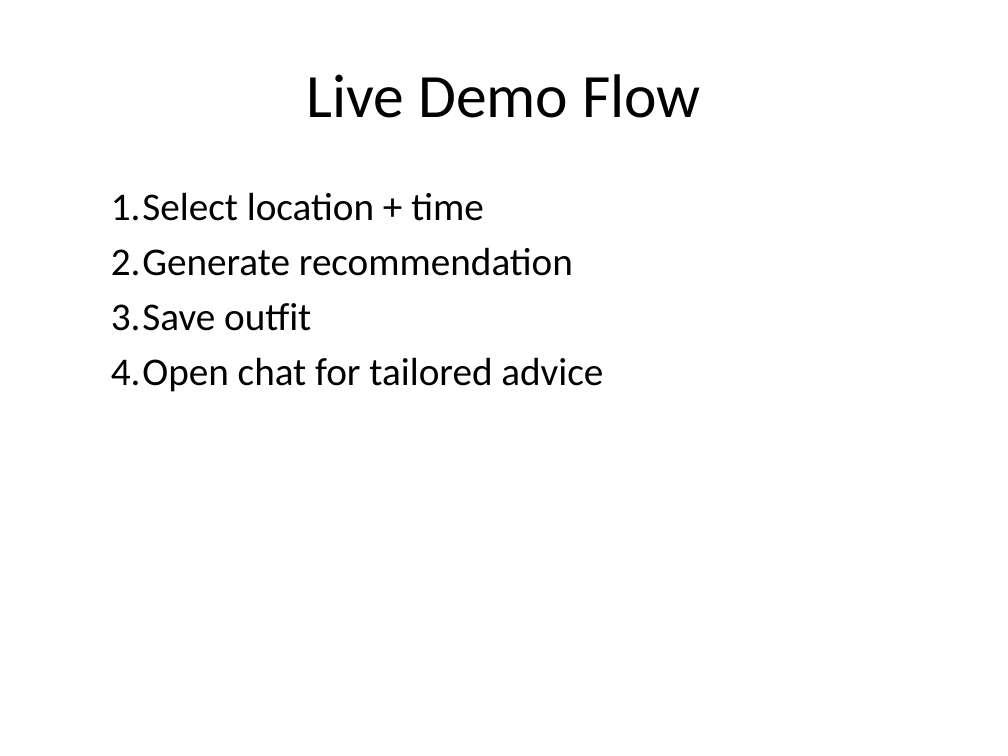
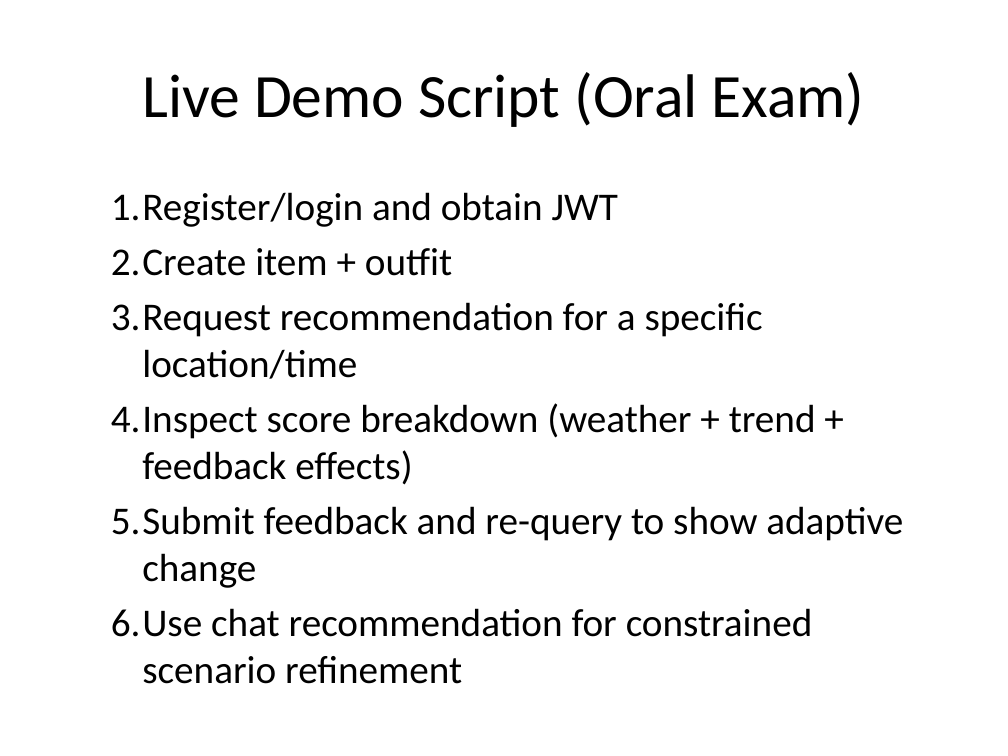
Before and after one commit to elfin-py/COMP3011_Coursework1, a slide deck: slide 10 of cfx-api/docs/presentation.pptx (slide 8 before the commit). Drawn at 1008x756 pixels with LibreOffice and Linux fonts; fonts in the diff are those of the drawing. Boxes give left, top, right and bottom in pixels: in the first picture for what was removed or moved away, otherwise in the second. Text is boxed around its words. In the diff, an @@ line names an element or a change of style, - is before the commit and + after.

```diff
--- a/cfx-api/docs/presentation.pptx
+++ b/cfx-api/docs/presentation.pptx
@@ title at [142,72,865,127]: text changed @@
-Live Demo Flow
+Live Demo Script (Oral Exam)
@@ text at [111,192,903,684]: text changed @@
-  1. Select location + time
-  2. Generate recommendation
-  3. Save outfit
-  4. Open chat for tailored advice
+  1. Register/login and obtain JWT
+  2. Create item + outfit
+  3. Request recommendation for a specific location/time
+  4. Inspect score breakdown (weather + trend + feedback effects)
+  5. Submit feedback and re-query to show adaptive change
+  6. Use chat recommendation for constrained scenario refinement
```
Also in this commit, not shown: 4 other slides changed, 7 slides added, 6 slides removed, 1 other file.
